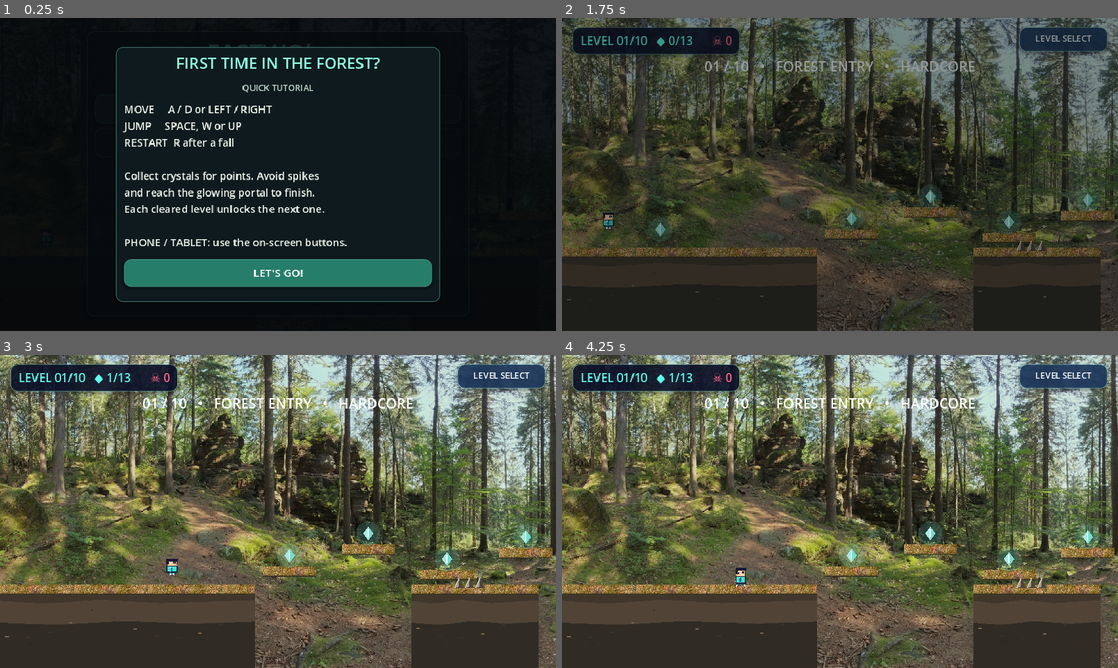
Above: before the commit, frames 1-4 (two rows, left to right).
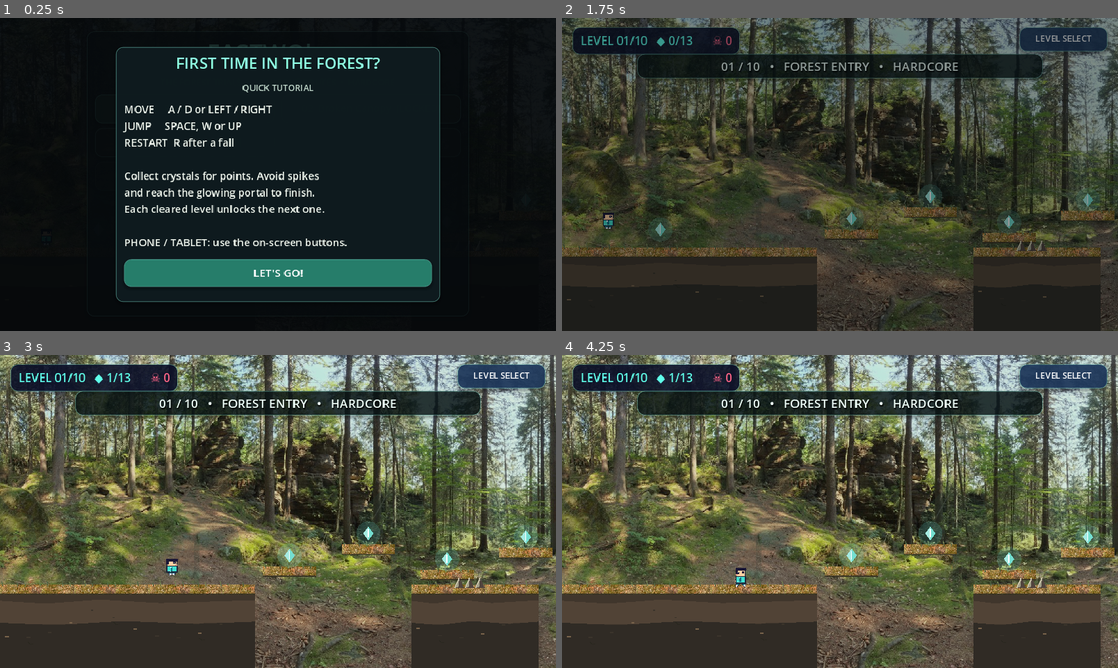
Above: after the commit, the same moments.

Repository: gggevego15-ui/FastWOken
Game: Godot game, scene res://scenes/main.tscn
Two runs of this game, one before a commit and one after it. Both use one fixed random seed, a clock stepped at 60 frames per second and the inputs below.
Inputs:
- Up to frame 1 (0.25 s): no input
- Up to frame 2 (1.75 s): click "LET'S GO!" at 0.5 s; click "01 Forest Entry" at 1.25 s
- Up to frame 3 (3 s): hold D (move_right) from 2.03 s (still down); tap ] (level_next) at 2.1 s; tap Space (jump) at 2.27 s; tap [ (level_previous) at 2.85 s
- Up to frame 4 (4.25 s): tap Space (jump) at 3.02 s; release D (move_right) at 3.53 s; hold A (move_left) from 3.53 s (still down); tap ] (level_next) at 3.6 s

The runs differ from the first frame. In frame 2, 5.2% of the frame differs, in the area x 13-87%, y 11-60%; in frame 3, 6.2%, in the area x 0-87%, y 11-64%; in frame 4, 6.2%.

Commit message:
Polish stage HUD and add atmospheric forest depth

Diff:
--- a/scripts/game.gd
+++ b/scripts/game.gd
@@ -506,12 +506,21 @@
 	deaths_label.add_theme_font_size_override("font_size", 20)
 	row.add_child(deaths_label)
 
+	var stage_panel := PanelContainer.new()
+	stage_panel.position = Vector2(130, 62)
+	stage_panel.size = Vector2(700, 42)
+	stage_panel.add_theme_stylebox_override("panel", _panel_style(Color(0.025, 0.07, 0.075, 0.78)))
+	hud.add_child(stage_panel)
 	message_label = Label.new()
-	message_label.position = Vector2(0, 66)
-	message_label.size = Vector2(960, 40)
+	message_label.position = Vector2(130, 62)
+	message_label.size = Vector2(700, 42)
 	message_label.horizontal_alignment = HORIZONTAL_ALIGNMENT_CENTER
-	message_label.add_theme_color_override("font_color", Color("#ffffff"))
-	message_label.add_theme_font_size_override("font_size", 24)
+	message_label.vertical_alignment = VERTICAL_ALIGNMENT_CENTER
+	message_label.add_theme_color_override("font_color", Color("#effff9"))
+	message_label.add_theme_color_override("font_shadow_color", Color(0.0, 0.0, 0.0, 0.65))
+	message_label.add_theme_constant_override("shadow_offset_x", 1)
+	message_label.add_theme_constant_override("shadow_offset_y", 2)
+	message_label.add_theme_font_size_override("font_size", 21)
 	hud.add_child(message_label)
 	_update_hud()
 
@@ -930,7 +939,42 @@
 	if is_instance_valid(score_label):
 		score_label.text = "LEVEL %02d/10   ◆ %d/%d" % [selected_level + 1, score, crystal_total]
 
+func _draw_forest_layers() -> void:
+	var center_x := player.global_position.x if is_instance_valid(player) else 480.0
+	var start_x := floori((center_x - 1100.0) / 340.0) * 340.0
+	var canopy_palette := [
+		Color("#29483d", 0.19), Color("#24494b", 0.20), Color("#3b5037", 0.20),
+		Color("#34534a", 0.21), Color("#33483b", 0.22), Color("#494b35", 0.22),
+		Color("#2e454b", 0.23), Color("#303e4a", 0.24), Color("#393648", 0.24),
+		Color("#4a3a4c", 0.23)
+	]
+	var canopy: Color = canopy_palette[selected_level]
+	# Distant tree crowns and trunks are intentionally low-contrast behind gameplay.
+	for tree_index in range(9):
+		var x := start_x + float(tree_index) * 340.0
+		var wobble := sin(float(tree_index) * 2.17 + float(selected_level)) * 18.0
+		var crown_y := 285.0 + wobble
+		var crown_width := 116.0 + float((tree_index * 7) % 5) * 13.0
+		var crown := PackedVector2Array([
+			Vector2(x - crown_width * 0.48, crown_y + 42.0),
+			Vector2(x - crown_width * 0.52, crown_y + 5.0),
+			Vector2(x - crown_width * 0.22, crown_y - 30.0),
+			Vector2(x - crown_width * 0.08, crown_y - 63.0),
+			Vector2(x + crown_width * 0.12, crown_y - 24.0),
+			Vector2(x + crown_width * 0.43, crown_y - 12.0),
+			Vector2(x + crown_width * 0.50, crown_y + 38.0)
+		])
+		draw_colored_polygon(crown, canopy)
+		draw_rect(Rect2(x - 5.0, crown_y + 22.0, 10.0, 145.0), Color("#24352d", 0.19))
+		# A second, lighter crown edge creates distance without hiding the photo.
+		draw_line(Vector2(x - crown_width * 0.30, crown_y + 14.0), Vector2(x - crown_width * 0.10, crown_y - 27.0), Color("#b6d1b8", 0.12), 2.0)
+	# A soft, low haze separates the playable route from the distant tree line.
+	draw_rect(Rect2(center_x - 1200.0, 365.0, 2400.0, 76.0), Color("#c3d8c4", 0.055))
+
+
 func _draw() -> void:
+	# Add subtle depth layers over the photo background, with a stable world-space seed.
+	_draw_forest_layers()
 	# Forest photo stays in the far background; soil is drawn as layered, uneven earth.
 	# Keep detail deterministic so it does not shimmer as _draw() runs every frame.
 	for platform in get_tree().get_nodes_in_group("platforms"):
